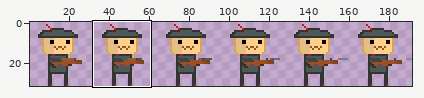
One commit to this sprite sheet: Age Of War - 4D Edition/Assets/Animations/MA_3/attack_1.png. Above, an overview of the earlier version with the close-up marked.
Close-up. Before the edit:
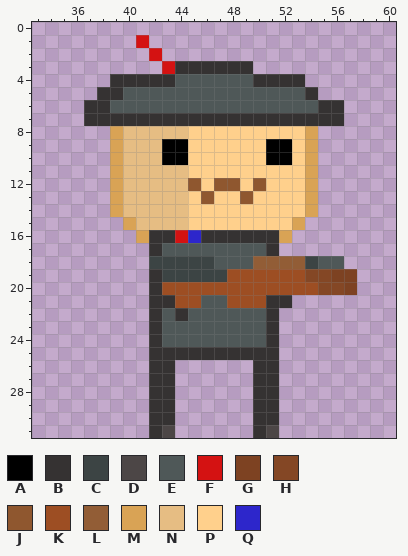
The file is 192x32 pixels. Shown: x 33..60, y 0..31. The wide view leaves out empty margins.
Palette (. is transparent): A #000000  B #353232  C #3c4444  D #4c4646  E #4f5858  F #d41212  G #7d4222  H #844725  J #8f572f  K #9d4e23  L #925d36  M #d9a355  N #e6bd83  P #ffd08c  Q #2d26cb
Pixels before, first column x 37:
 1 ....F................
 2 .....F...............
 3 ......FBBBBBB........
 4 ..BBBBBEEEEEEBBBB....
 5 .BBEEEEEEEEEEEEEEB...
 6 BBEEEEEEEEEEEEEEEEBB.
 7 BBBBBBBBBBBBBBBBBBBB.
 8 ..MNNNNNPPPPPPPPPM...
 9 ..MNNNAAPPPPPPAAPM...
10 ..MNNNAAPPPPPPAAPM...
11 ..MNNNNNPPPPPPPPPM...
12 ..MNNNNNJPJJPJPPPM...
13 ..MNNNNNPJPPJPPPPM...
14 ..MNNNNNPPPPPPPPPM...
15 ...MNNNNPPPPPPPPM....
16 ....MBBFQBBBBBBM.....
17 .....BEEEEEEEEB......
18 .....CCCCCEEELLLLCEE.
19 .....BCCCCCKKKKKKHHGG
20 .....BKKKKKKKKKKKKHHG
21 .....BBKKEEKKKBB.....
22 .....BEBEEEEEEB......
23 .....BEEEEEEEEB......
24 .....BEEEEEEEEB......
25 .....BBBBBBBBBB......
26 .....BB......BB......
27 .....BB......BB......
28 .....BB......BB......
29 .....BB......BB......
30 .....BB......BB......
31 .....BD......BD......
The same view after the edit:
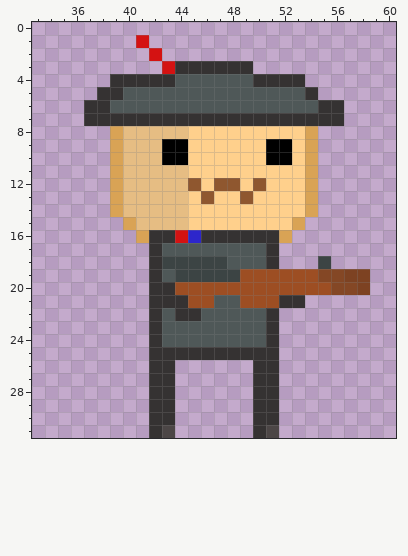
The edit:
y 18: x 42 C -> B; x 47 E -> C; x 50..56 LLLLCEE -> EB...C.
y 19: x 43 C -> E; x 48 K -> C; x 54 H -> K; x 56 G -> H; x 58 . -> G
y 20: x 43 K -> B; x 55 H -> K; x 57..58 G. -> HG
y 21: x 44 K -> B; x 46 E -> K; x 48 K -> E; x 51 B -> K; x 53 . -> B
y 22: x 45 E -> B
